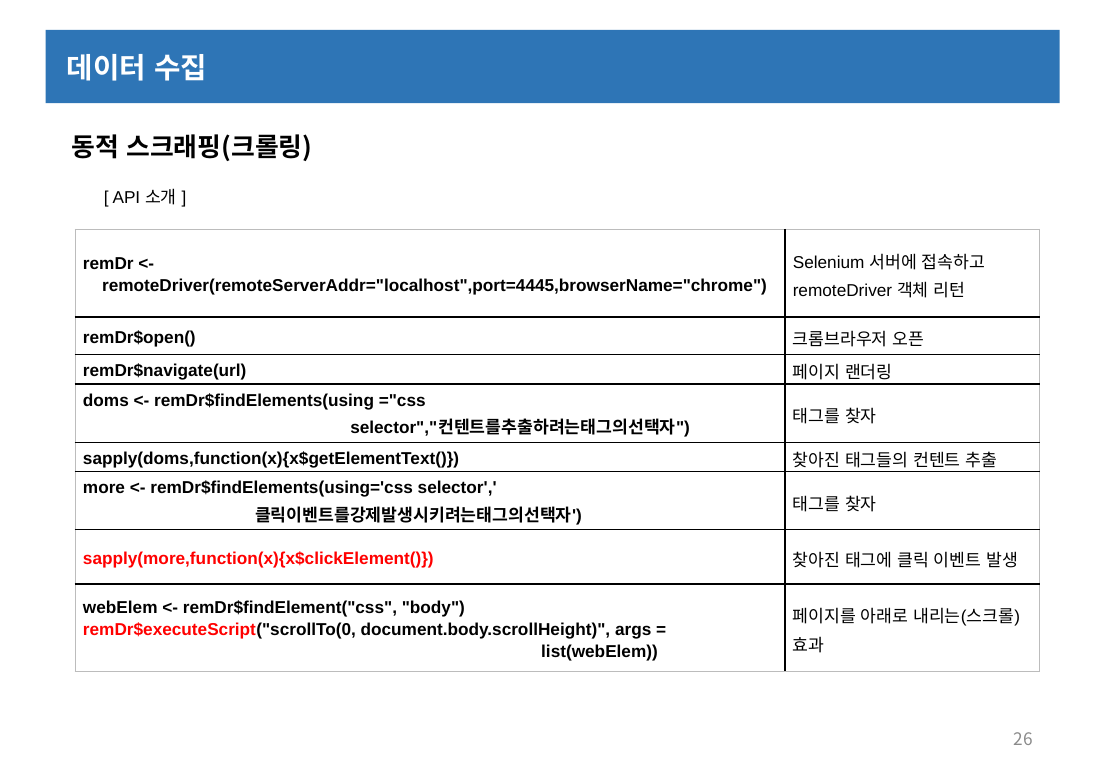
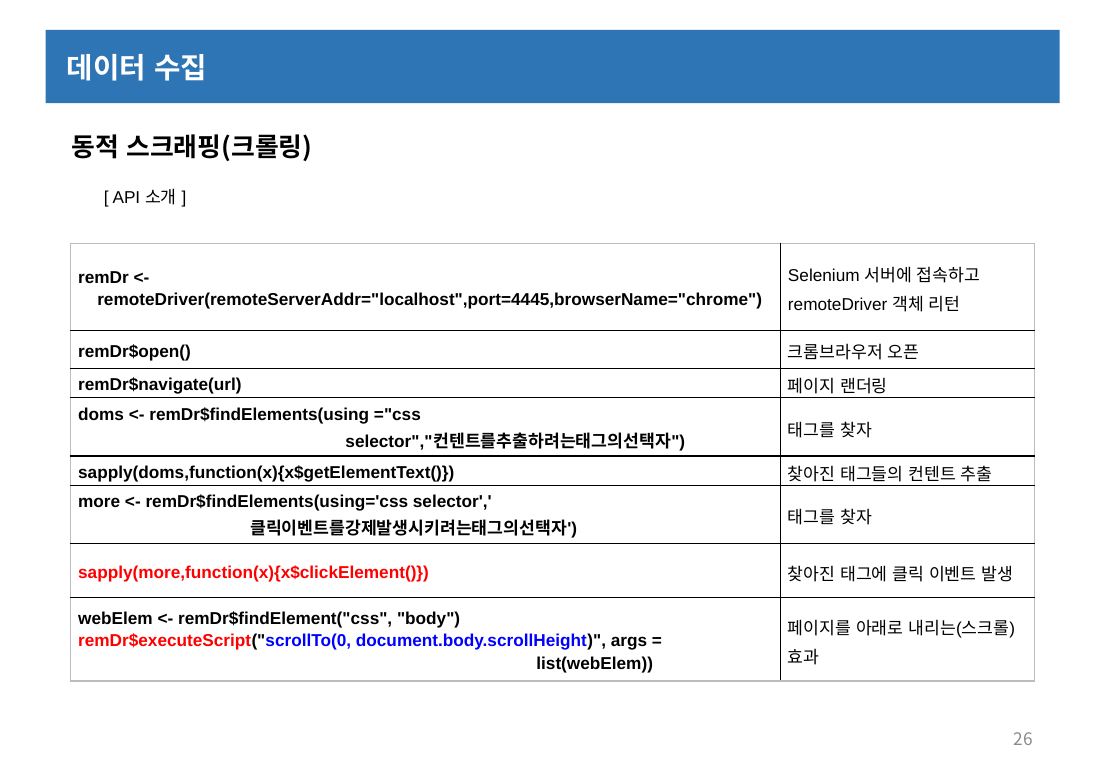
Before and after one commit to minyoungkimm/R, a slide deck: slide 26 of 9월17일/R데이터수집(동적&정적).pptx. Drawn at 1120x775 pixels with LibreOffice and Linux fonts; fonts in the diff are those of the drawing. Boxes give left, top, right and bottom in pixels: in the first picture for what was removed or moved away, otherwise in the second. Text is boxed around its words. In the diff, an @@ line names an element or a change of style, - is before the commit and + after.

```diff
--- a/9월17일/R데이터수집(동적&정적).pptx
+++ b/9월17일/R데이터수집(동적&정적).pptx
@@ table at [70, 243, 1035, 682] @@
@@ text colour #000000 to #0000FF in "remDr$executeScript("scrollTo(0, document.body.scrollHeight) ..." @@
@@ table: place and size @@
-table at [75, 230, 1040, 672]
+table at [70, 243, 1035, 682]
```
Also in this commit, not shown: 2 other slides changed, 7 other files.
